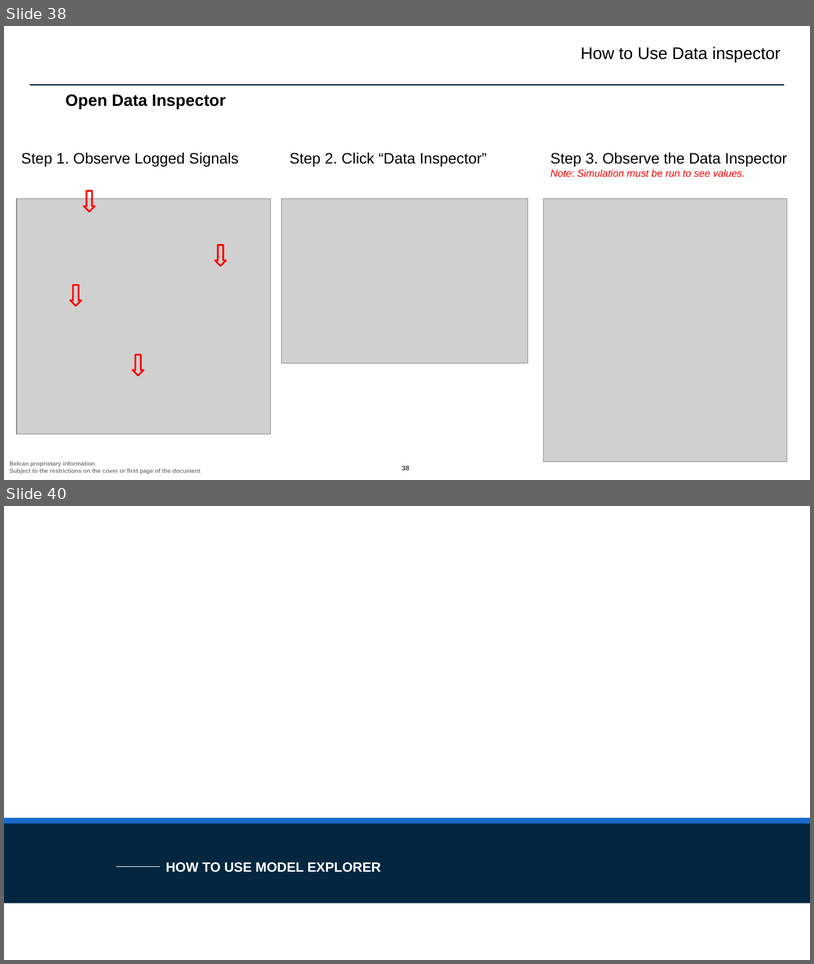
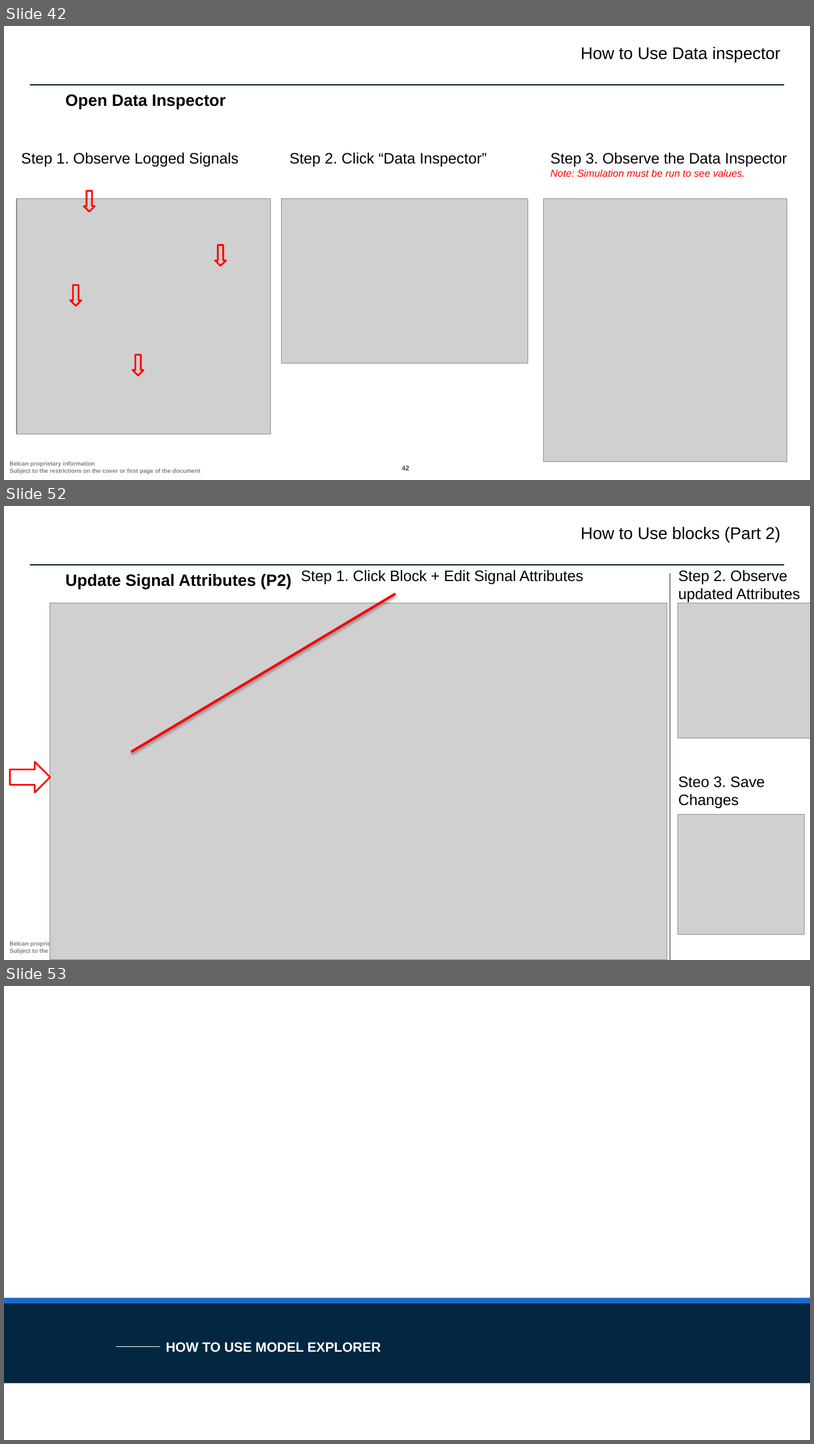
Before and after one commit to ntylerbelcan/aviation-controls-simulink-training-Belcan, a slide deck: ch01/Chapter 1 - Belcan.pptx. Shown one above the other, each under a label of ours: slides 38 and 40 before the commit, slides 42, 52 and 53 after it; the slides between them are not shown. The pictures are 814x964 and 814x1444 pixels, drawn with LibreOffice and Linux fonts; fonts in the diff are those of the drawing; grey boxes stand for pictures; background and template pictures are left out. Boxes give left, top, right and bottom in pixels: in the first picture for what was removed or moved away, otherwise in the second. Text is boxed around its words. In the diff, an @@ line names an element or a change of style, - is before the commit and + after.

```diff
--- a/ch01/Chapter 1 - Belcan.pptx
+++ b/ch01/Chapter 1 - Belcan.pptx
@@ slide 52 added at [4, 506, 810, 960], background #FFFFFF; not listed: 2 template elements that a slide beside it also shows @@
@@ text added at [581, 526, 781, 542], 20 pt, text #000000 @@
+How to Use blocks (Part 2)
@@ text added at [65, 574, 292, 588], 19.5 pt, text #000000, bold @@
+Update Signal Attributes (P2)
@@ text added at [301, 570, 584, 584], 18 pt, text #000000 @@
+Step 1. Click Block + Edit Signal Attributes
@@ line added from (671, 573) to (671, 960), #012641 0.75 pt @@
@@ text added at [678, 570, 800, 603], 18 pt, text #000000 @@
+Step 2. Observe updated Attributes
@@ line added from (131, 751) to (395, 594), #FF0000 3 pt @@
@@ picture added at [50, 603, 668, 960] @@
@@ picture added at [678, 603, 810, 738] @@
@@ up arrow added at [11, 762, 50, 792], outline #FF0000 2 pt @@
@@ text added at [678, 776, 765, 808], 18 pt, text #000000 @@
+Steo 3. Save Changes
@@ picture added at [678, 814, 805, 934] @@
@@ what was slide 38 is now slide 42 @@
@@ page number at [402, 465, 409, 470]: text changed @@
-38
+42
@@ what was slide 40 is now slide 53 @@
```
Also in this commit, not shown: 23 slides changed, 15 other slides added, 4 other files.
